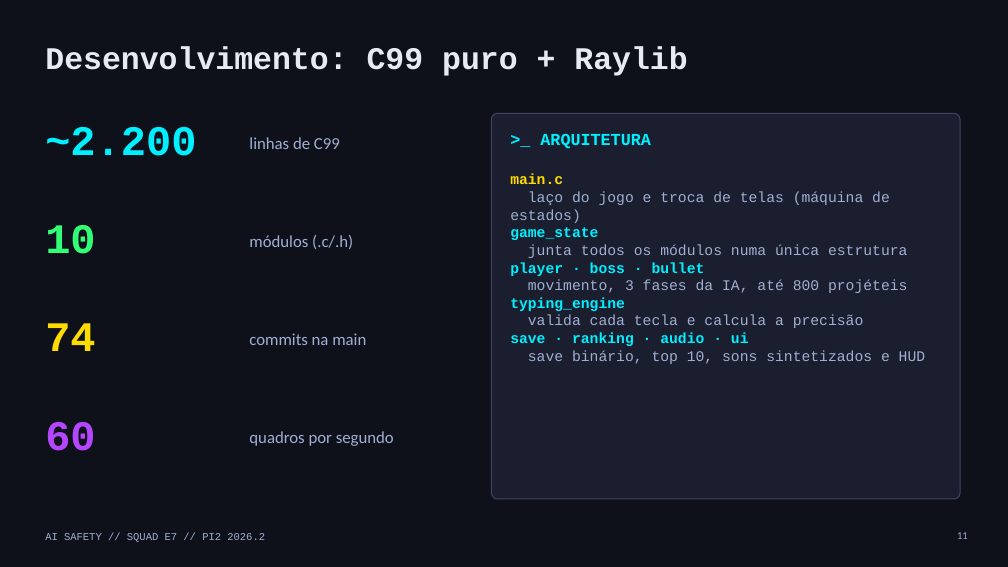
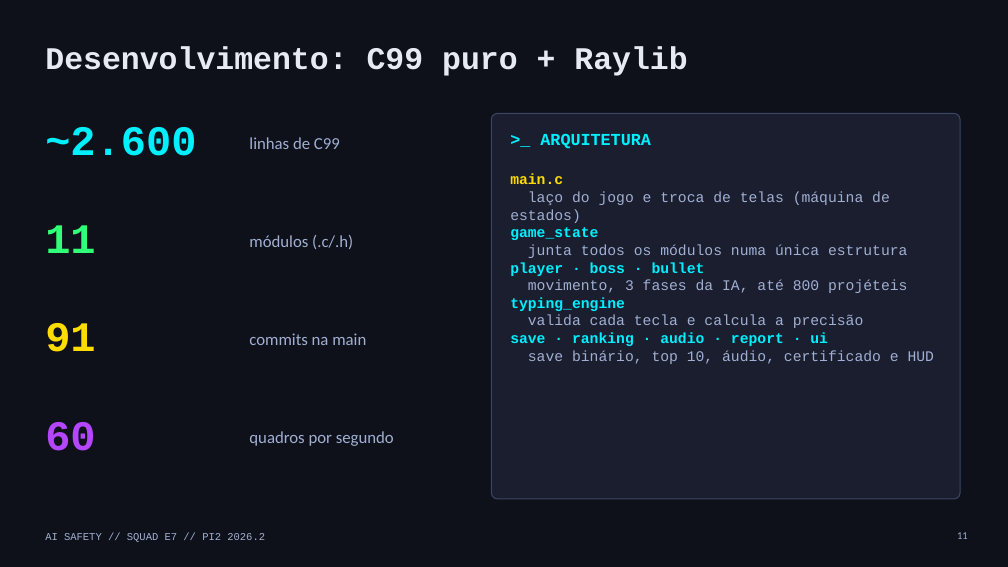
Before and after one commit to vdornelass/pi2-squad-e7, a slide deck: slide 11 of docs/apresentacao_final/apresentacao_final_squad_e7.pptx. Drawn at 1008x567 pixels with LibreOffice and Linux fonts; fonts in the diff are those of the drawing. Boxes give left, top, right and bottom in pixels: in the first picture for what was removed or moved away, otherwise in the second. Text is boxed around its words. In the diff, an @@ line names an element or a change of style, - is before the commit and + after.

Commit message:
docs(fds/fp2): atualizar metricas reais no Slide 11 da apresentacao final (PI2-243, PI2-256)

```diff
--- a/docs/apresentacao_final/apresentacao_final_squad_e7.pptx
+++ b/docs/apresentacao_final/apresentacao_final_squad_e7.pptx
@@ text at bbox=[45, 127, 196, 156]: text changed @@
-~2.200
+~2.600
@@ text at bbox=[45, 225, 95, 253]: text changed @@
-10
+11
@@ text at bbox=[45, 323, 95, 352]: text changed @@
-74
+91
@@ text at bbox=[510, 332, 934, 364]: text changed @@
-save · ranking · audio · ui
-save binário, top 10, sons sintetizados e HUD
+save · ranking · audio · report · ui
+save binário, top 10, áudio, certificado e HUD
```
Also in this commit, not shown: 2 other files.
